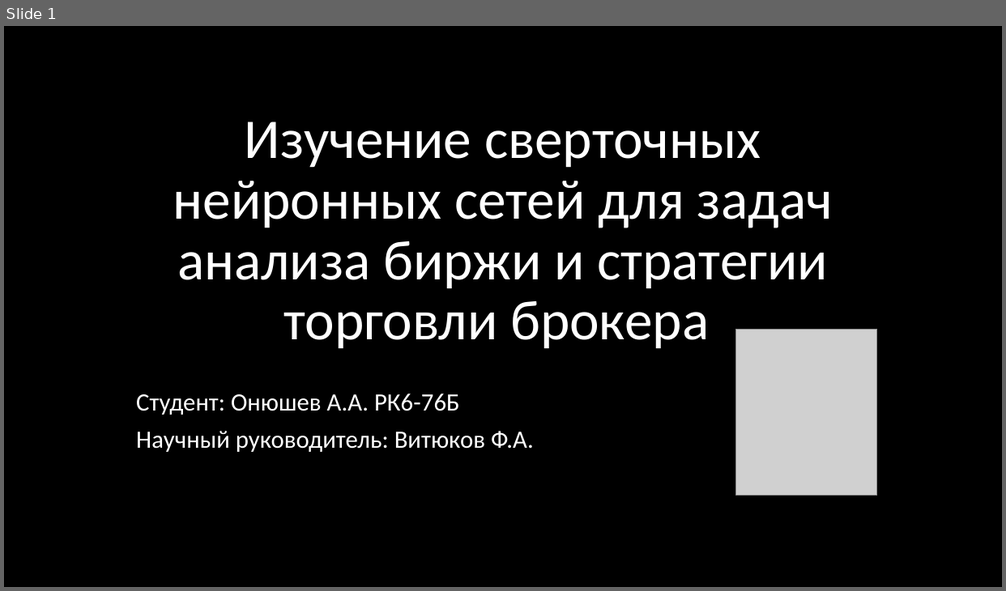
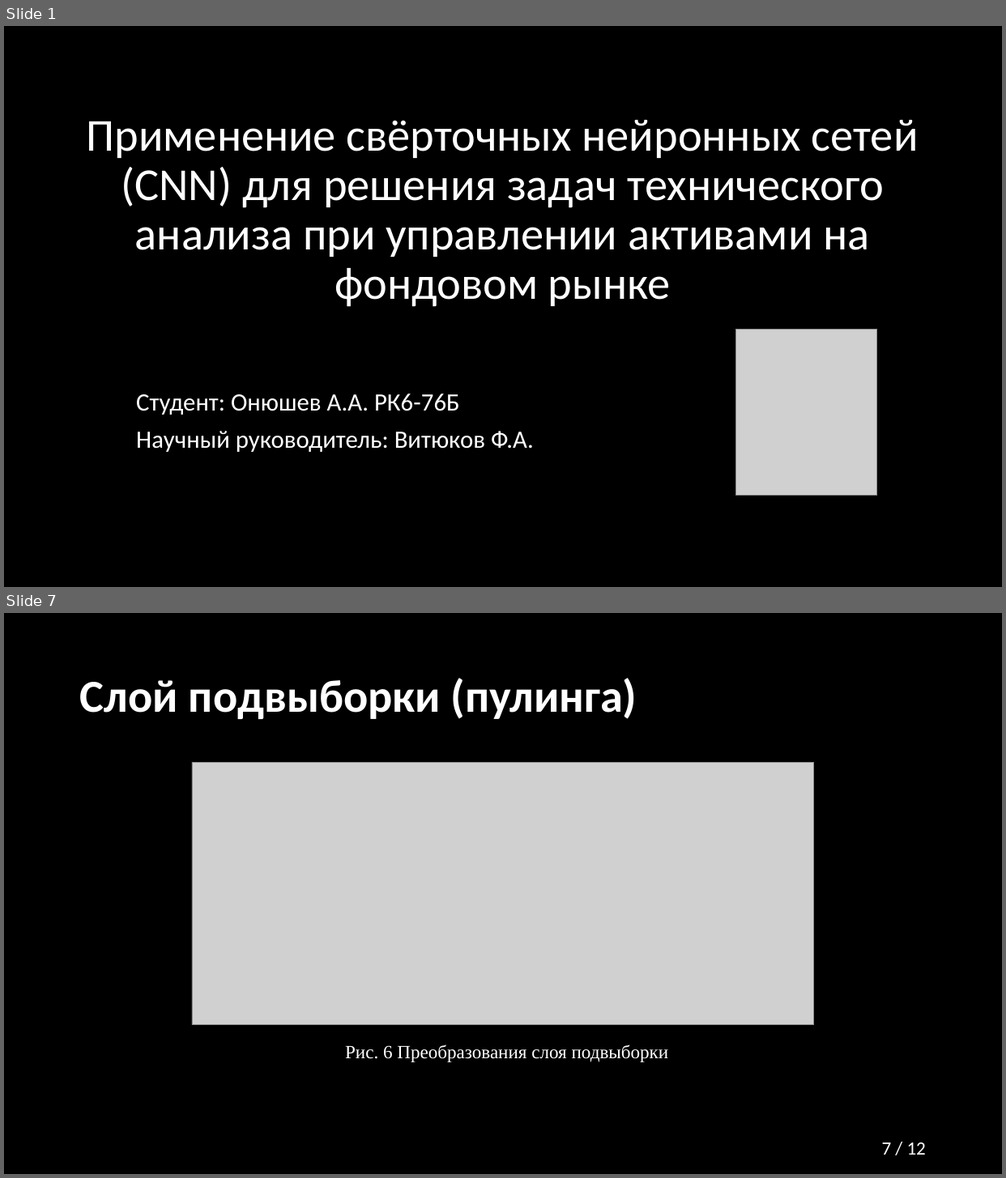
Before and after one commit to Relax-FM/Diploma, a slide deck: MMAPS/presentation/Presentation.pptx. Shown one above the other, each under a label of ours: slide 1 before the commit, slides 1 and 7 after it; the slides between them are not shown. The pictures are 1006x591 and 1006x1178 pixels, drawn with LibreOffice and Linux fonts; fonts in the diff are those of the drawing; grey boxes stand for pictures. Boxes give left, top, right and bottom in pixels: in the first picture for what was removed or moved away, otherwise in the second. Text is boxed around its words. In the diff, an @@ line names an element or a change of style, - is before the commit and + after.

```diff
--- a/MMAPS/presentation/Presentation.pptx
+++ b/MMAPS/presentation/Presentation.pptx
@@ slide 7 added at <box>4,613,1002,1174</box>, background #000000 @@
@@ title added at <box>80,678,637,719</box>, 44 pt, text #FFFFFF, bold @@
+Слой подвыборки (пулинга)
@@ picture added at <box>192,762,814,1024</box> @@
@@ text added at <box>345,1045,669,1063</box>, 18 pt, text #FFFFFF @@
+Рис. 6 Преобразования слоя подвыборки
@@ page number added at <box>882,1143,926,1155</box>, 18 pt, text #FFFFFF @@
+7 / 12
@@ slide 1 changed as well @@
@@ title at <box>87,120,918,307</box>: text changed; size 54 to 44 pt @@
-Изучение сверточных нейронных сетей для задач анализа биржи и стратегии торговли брокера
+Применение свёрточных нейронных сетей (CNN) для решения задач технического анализа при управлении активами на фондовом рынке
```
Also in this commit, not shown: 3 other slides changed, 7 other slides added, 1 other file.
